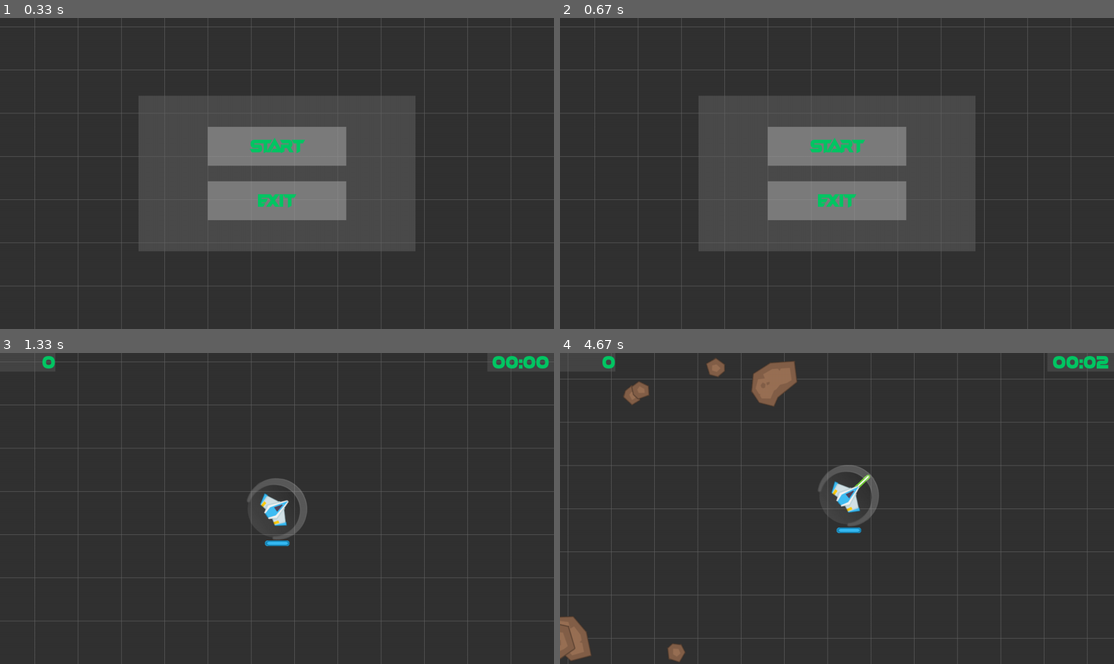
Above: before the commit, frames 1-4 (two rows, left to right).
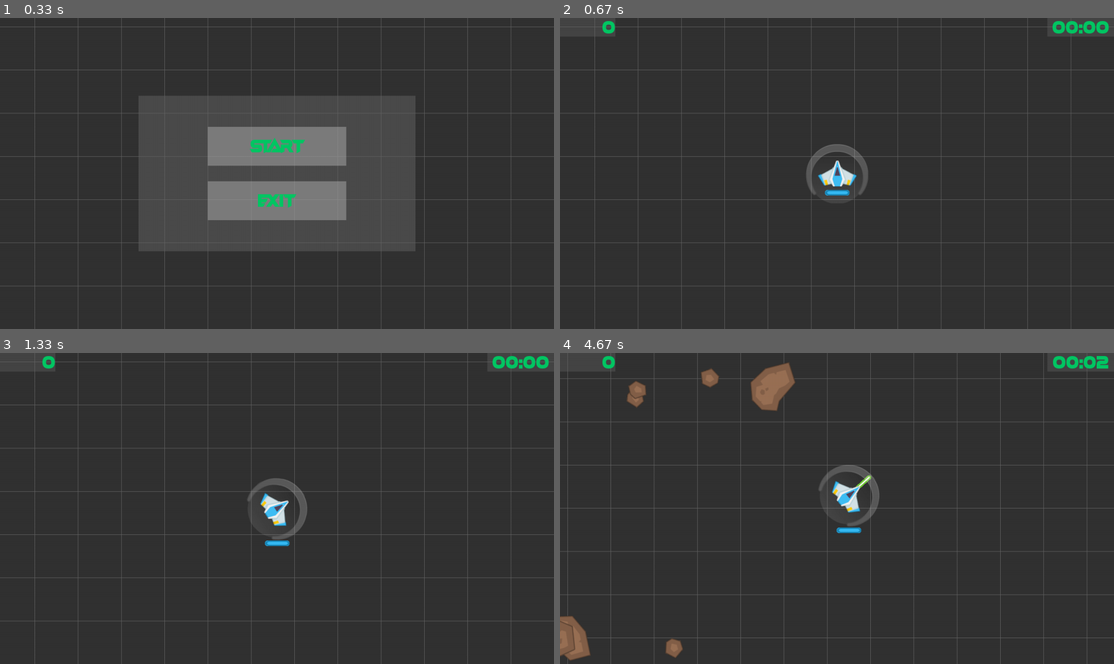
Above: after the commit, the same moments.

Repository: genericprogrammerdude/pygamengn
Game: pygame game, started from main.py
Same seed, same stepped clock (60 frames per second), same inputs: the game is played once before the commit and once after it.
Inputs (mouse positions are in pixels of both pictures, inside the frame that each line leads up to):
- Up to frame 1 (0.33 s): no input
- Up to frame 2 (0.67 s): click "Start" at 0.38 s
- Up to frame 3 (1.33 s): hold Space 0.67-1.13 s; hold D 0.67-1.13 s; move the mouse to (332, 530) at 0.7 s; hold D from 1.17 s (still down)
- Up to frame 4 (4.67 s): release D at 1.63 s; hold W 1.67-1.97 s; tap End at 1.82, 3.22 s; hold D 2-2.47 s; hold A 2.5-3.03 s; hold S 3.07-3.37 s; tap Space at 3.4, 3.8, 4.1, 4.23, 4.63 s; hold A 3.73-4.13 s; hold W 4.17-4.53 s; hold D from 4.57 s (still down)

Frame 1 is identical in both runs. In frame 2, 20% of the frame differs, in the area x 7-100%, y 0-75%; in frame 3, less than 0.1%; in frame 4, 3.4%.

Commit message:
Added mouse click and hover handling.

Diff:
--- a/Assets/inventory.json
+++ b/Assets/inventory.json
@@ -172,7 +172,8 @@
                         "MainMenu/StartButton/StartText"
                     ],
                     "fix_aspect_ratio": false,
-                    "colour": [200, 200, 200, 100]
+                    "colour": [200, 200, 200, 100],
+                    "hover_colour": [100, 210, 100, 100]
                 },
                 "StartText": {
                     "class_name": "TextPanel",
@@ -198,7 +199,8 @@
                         "MainMenu/ExitButton/ExitText"
                     ],
                     "fix_aspect_ratio": false,
-                    "colour": [200, 200, 200, 100]
+                    "colour": [200, 200, 200, 100],
+                    "hover_colour": [100, 210, 100, 100]
                 },
                 "ExitText": {
                     "class_name": "TextPanel",
--- a/GameEngine/UI/panel.py
+++ b/GameEngine/UI/panel.py
@@ -26,14 +26,29 @@
 class ColourPanel(UIBase):
     """Basic UI panel that is a solid colour and has no image."""
 
-    def __init__(self, colour, **kwargs):
+    def __init__(self, colour, hover_colour=None, **kwargs):
         super().__init__(**kwargs)
-        self.colour = colour
+        self.colour = tuple(colour)
+        if hover_colour:
+            self.hover_colour = tuple(hover_colour)
+        else:
+            self.hover_colour = self.colour
 
     def resize(self):
         """Resizes the image to match the panel's size with its parent's rect."""
         self.image = pygame.Surface(self.rect.size, pygame.HWSURFACE | pygame.SRCALPHA)
         self.image.fill(self.colour)
+
+    def propagate_mouse_pos(self, pos):
+        """Notifies the component that the mouse is hovering over it."""
+        super().propagate_mouse_pos(pos)
+        if self.colour != self.hover_colour:
+            if self.rect.collidepoint(pos):
+                if self.image.get_at((0, 0)) != self.hover_colour:
+                    self.image.fill(self.hover_colour)
+            else:
+                if self.image.get_at((0, 0)) != self.colour:
+                    self.image.fill(self.colour)
 
 
 @GameObjectFactory.register("TextPanel")
--- a/GameEngine/UI/ui_base.py
+++ b/GameEngine/UI/ui_base.py
@@ -48,21 +48,16 @@
         pos = parent_rect.topleft + pygame.Vector2(parent_rect.width * self.pos[0], parent_rect.height * self.pos[1])
         self.rect = pygame.Rect(pos.x, pos.y, size[0], size[1])
 
-    def propagate_font(self):
-        """Propagates font asset and text colour to children recursively."""
-        for child in self.children:
-            if child.font_asset is None:
-                child.font_asset = self.font_asset
-            if child.text_colour is None:
-                child.text_colour = self.text_colour
-            child.propagate_font()
-
     def is_dirty(self):
         """
         Returns whether the component needs to be resized. Returning True guarantees the component will be re-drawn.
         """
         return False
 
+    def propagate_mouse_pos(self, pos):
+        """Tells the component and its children the position of the mouse pointer in screen coordinates."""
+        [child.propagate_mouse_pos(pos) for child in self.children]
+
     @abstractmethod
     def resize(self):
         """Called when the component resized its own rect to match its parent's rect."""
--- a/main_menu.py
+++ b/main_menu.py
@@ -21,25 +21,25 @@
 
     def update(self, parent_rect, delta):
         """Updates the main menu."""
+        super().update(parent_rect, delta)
         self.handle_input()
-        super().update(parent_rect, delta)
         self.asteroid_spawner.update(delta)
 
     def handle_input(self):
         """Reads and handles input."""
+        mouse_pos = pygame.mouse.get_pos()
+        self.propagate_mouse_pos(mouse_pos)
+
         for event in pygame.event.get():
             if event.type == pygame.QUIT or (event.type == pygame.KEYDOWN and event.key == pygame.K_ESCAPE):
                 self.exit_callback()
-            if event.type == pygame.KEYDOWN and event.key == pygame.K_SPACE:
+            elif event.type == pygame.KEYDOWN and event.key == pygame.K_SPACE:
                 self.start_callback()
-
-    def click_start(self):
-        """Starts a new game."""
-        pass
-
-    def click_exit(self):
-        """Exits the application."""
-        pass
+            elif event.type == pygame.MOUSEBUTTONUP:
+                if self.start_button.rect.collidepoint(mouse_pos):
+                    self.start_callback()
+                elif self.exit_button.rect.collidepoint(mouse_pos):
+                    self.exit_callback()
 
     def set_start_callback(self, start_callback):
         """Sets the function to call when the start button is clicked."""
